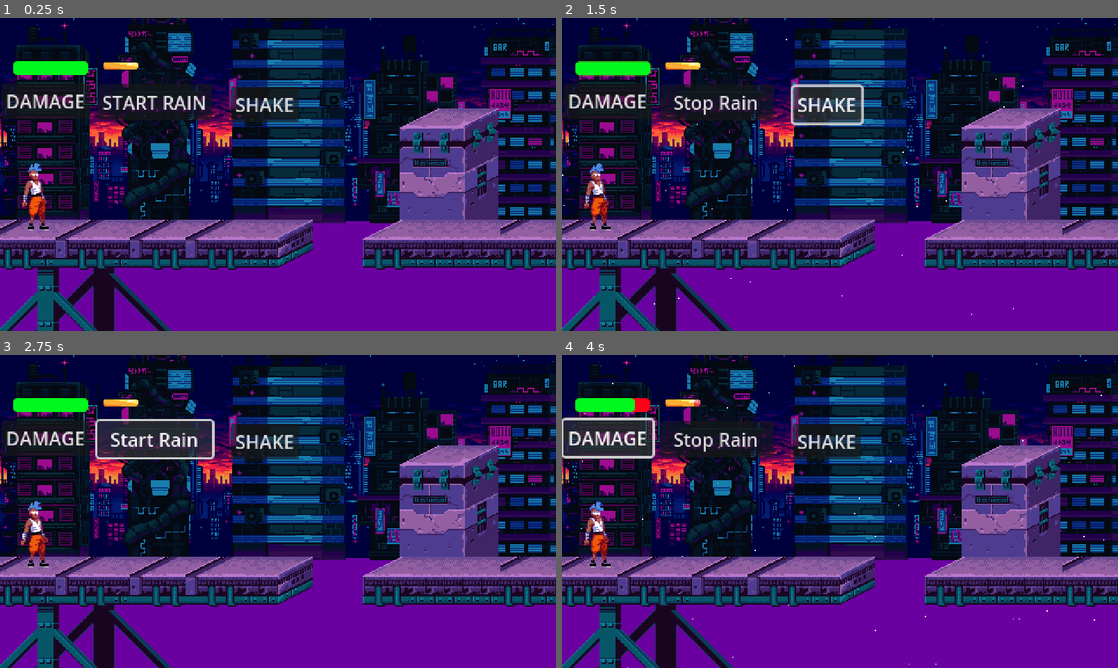
Above: before the commit, frames 1-4 (two rows, left to right).
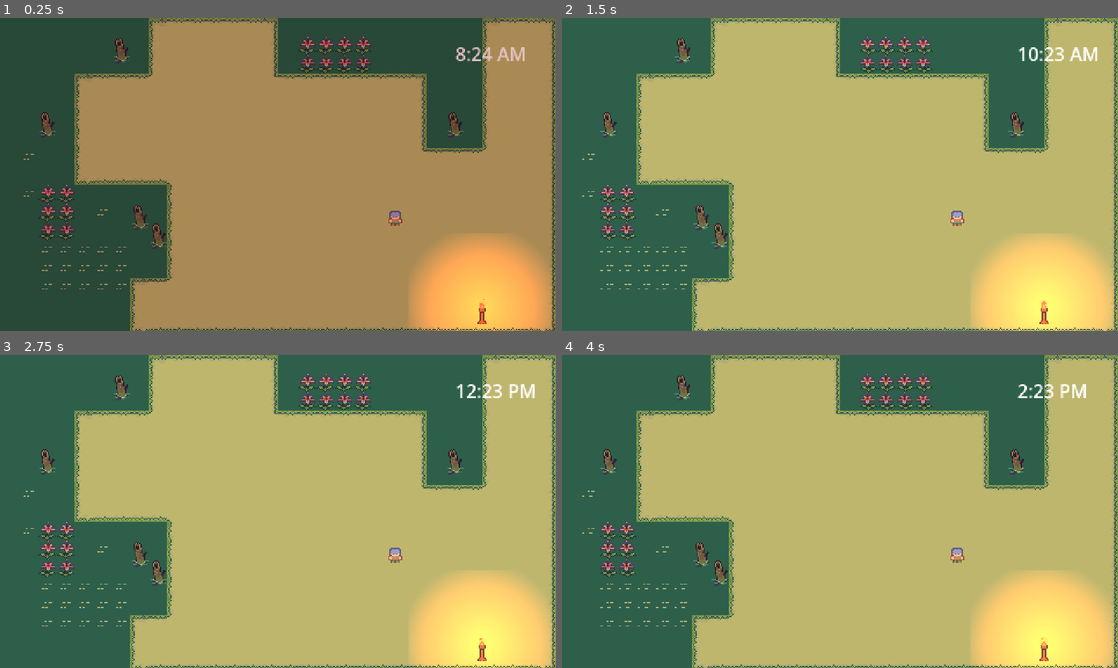
Above: after the commit, the same moments.

Repository: kahanscious/godot-tutorials
Game: Godot game, scene res://levels/example_scene.tscn
The game is run twice, just before and just after one commit, with the same random seed, the same clock (stepped at 60 frames per second) and the same inputs. Before the commit the project starts from res://levels/test_level.tscn.
Inputs (mouse positions are in pixels of both pictures, inside the frame that each line leads up to):
- Up to frame 1 (0.25 s): no input
- Up to frame 2 (1.5 s): click (717, 102) at 0.5 s, where only the run before the commit has a clickable "START RAIN"; click (828, 105) at 1.25 s, where only the run before the commit has a clickable "SHAKE"
- Up to frame 3 (2.75 s): click (155, 439) at 2 s, where only the run before the commit has a clickable "Stop Rain"
- Up to frame 4 (4 s): click (717, 439) at 2.75 s, where only the run before the commit has a clickable "Start Rain"; click (606, 436) at 3.5 s, where only the run before the commit has a clickable "DAMAGE"

The runs differ from the first frame. In frame 1, 100% of the frame differs, in the area x 0-100%, y 0-100%; in frame 2, 100%; in frame 3, 100%; in frame 4, 100%.

Commit message:
torch

Diff:
--- a/levels/example_scene.tscn
+++ b/levels/example_scene.tscn
@@ -9,6 +9,7 @@
 [ext_resource type="Texture2D" uid="uid://dmlkyaoepmvbw" path="res://assets/environment/autotile/Log.png" id="5_yqumw"]
 [ext_resource type="Texture2D" uid="uid://c0sdrmrcxjagl" path="res://assets/environment/autotile/Plant01.png" id="6_grax8"]
 [ext_resource type="PackedScene" uid="uid://cu0dwf247a1w2" path="res://scenes/player/top_down_player.tscn" id="9_0i218"]
+[ext_resource type="PackedScene" uid="uid://bhsnmijldrty3" path="res://scenes/world/torch.tscn" id="10_qib1k"]
 
 [sub_resource type="TileSetAtlasSource" id="TileSetAtlasSource_les5n"]
 texture = ExtResource("2_gwr36")
@@ -563,3 +564,6 @@
 
 [node name="TopDownPlayer" parent="." instance=ExtResource("9_0i218")]
 position = Vector2(341.214, 178.625)
+
+[node name="Torch" parent="." instance=ExtResource("10_qib1k")]
+position = Vector2(416, 264)
--- a/levels/outdoor_level.gd
+++ b/levels/outdoor_level.gd
@@ -3,7 +3,7 @@
 @onready var day_night_manager: DayNightManager = $DayNightManager
 @onready var time_label: Label = $TimeLabel
 
-@export var enable_day_night_cycle: bool = false
+@export var enable_day_night_cycle: bool = true
 
 
 func _ready() -> void:
--- a/project.godot
+++ b/project.godot
@@ -11,7 +11,7 @@
 [application]
 
 config/name="godot tutorials"
-run/main_scene="res://levels/test_level.tscn"
+run/main_scene="res://levels/example_scene.tscn"
 config/features=PackedStringArray("4.3", "GL Compatibility")
 config/icon="res://icon.svg"
 
--- a/scenes/player/top_down_player.tscn
+++ b/scenes/player/top_down_player.tscn
@@ -3,6 +3,36 @@
 [ext_resource type="Script" path="res://scenes/player/top_down_player.gd" id="1_ku63u"]
 [ext_resource type="Texture2D" uid="uid://b6fmjil8gau83" path="res://assets/characters/topdown-player-spritesheet.png" id="2_txhqp"]
 
+[sub_resource type="Animation" id="Animation_8efc8"]
+length = 0.001
+tracks/0/type = "value"
+tracks/0/imported = false
+tracks/0/enabled = true
+tracks/0/path = NodePath("Sprite2D:frame")
+tracks/0/interp = 1
+tracks/0/loop_wrap = true
+tracks/0/keys = {
+"times": PackedFloat32Array(0),
+"transitions": PackedFloat32Array(1),
+"update": 1,
+"values": [0]
+}
+
+[sub_resource type="Animation" id="Animation_uvne4"]
+resource_name = "idle_down"
+tracks/0/type = "value"
+tracks/0/imported = false
+tracks/0/enabled = true
+tracks/0/path = NodePath("Sprite2D:frame")
+tracks/0/interp = 1
+tracks/0/loop_wrap = true
+tracks/0/keys = {
+"times": PackedFloat32Array(0),
+"transitions": PackedFloat32Array(1),
+"update": 1,
+"values": [1]
+}
+
 [sub_resource type="Animation" id="Animation_3vgkx"]
 resource_name = "idle_left"
 tracks/0/type = "value"
@@ -18,19 +48,52 @@
 "values": [0]
 }
 
-[sub_resource type="Animation" id="Animation_8efc8"]
-length = 0.001
-tracks/0/type = "value"
-tracks/0/imported = false
-tracks/0/enabled = true
-tracks/0/path = NodePath("Sprite2D:frame")
-tracks/0/interp = 1
-tracks/0/loop_wrap = true
-tracks/0/keys = {
-"times": PackedFloat32Array(0),
-"transitions": PackedFloat32Array(1),
-"update": 1,
-"values": [0]
+[sub_resource type="Animation" id="Animation_lmyb8"]
+resource_name = "idle_right"
+tracks/0/type = "value"
+tracks/0/imported = false
+tracks/0/enabled = true
+tracks/0/path = NodePath("Sprite2D:frame")
+tracks/0/interp = 1
+tracks/0/loop_wrap = true
+tracks/0/keys = {
+"times": PackedFloat32Array(0),
+"transitions": PackedFloat32Array(1),
+"update": 1,
+"values": [3]
+}
+
+[sub_resource type="Animation" id="Animation_aif67"]
+resource_name = "idle_up"
+tracks/0/type = "value"
+tracks/0/imported = false
+tracks/0/enabled = true
+tracks/0/path = NodePath("Sprite2D:frame")
+tracks/0/interp = 1
+tracks/0/loop_wrap = true
+tracks/0/keys = {
+"times": PackedFloat32Array(0),
+"transitions": PackedFloat32Array(1),
+"update": 1,
+"values": [2]
+}
+
+[sub_resource type="Animation" id="Animation_4i22a"]
+resource_name = "walk_down"
+length = 0.45
+loop_mode = 1
+step = 0.15
+tracks/0/type = "value"
+tracks/0/imported = false
+tracks/0/enabled = true
+tracks/0/path = NodePath("Sprite2D:frame")
+tracks/0/interp = 1
+tracks/0/loop_wrap = true
+tracks/0/keys = {
+"times": PackedFloat32Array(0, 0.15, 0.3),
+"transitions": PackedFloat32Array(1, 1, 1),
+"update": 1,
+"values": [1, 5, 9]
 }
 
 [sub_resource type="Animation" id="Animation_j7w40"]
@@ -51,23 +114,8 @@
 "values": [0, 4, 8]
 }
 
-[sub_resource type="Animation" id="Animation_uvne4"]
-resource_name = "idle_down"
-tracks/0/type = "value"
-tracks/0/imported = false
-tracks/0/enabled = true
-tracks/0/path = NodePath("Sprite2D:frame")
-tracks/0/interp = 1
-tracks/0/loop_wrap = true
-tracks/0/keys = {
-"times": PackedFloat32Array(0),
-"transitions": PackedFloat32Array(1),
-"update": 1,
-"values": [1]
-}
-
-[sub_resource type="Animation" id="Animation_4i22a"]
-resource_name = "walk_down"
+[sub_resource type="Animation" id="Animation_ya02p"]
+resource_name = "walk_right"
 length = 0.45
 loop_mode = 1
 step = 0.15
@@ -81,22 +129,7 @@
 "times": PackedFloat32Array(0, 0.15, 0.3),
 "transitions": PackedFloat32Array(1, 1, 1),
 "update": 1,
-"values": [1, 5, 9]
-}
-
-[sub_resource type="Animation" id="Animation_aif67"]
-resource_name = "idle_up"
-tracks/0/type = "value"
-tracks/0/imported = false
-tracks/0/enabled = true
-tracks/0/path = NodePath("Sprite2D:frame")
-tracks/0/interp = 1
-tracks/0/loop_wrap = true
-tracks/0/keys = {
-"times": PackedFloat32Array(0),
-"transitions": PackedFloat32Array(1),
-"update": 1,
-"values": [2]
+"values": [3, 7, 11]
 }
 
 [sub_resource type="Animation" id="Animation_upcdn"]
@@ -115,39 +148,6 @@
 "transitions": PackedFloat32Array(1, 1, 1),
 "update": 1,
 "values": [2, 6, 10]
-}
-
-[sub_resource type="Animation" id="Animation_lmyb8"]
-resource_name = "idle_right"
-tracks/0/type = "value"
-tracks/0/imported = false
-tracks/0/enabled = true
-tracks/0/path = NodePath("Sprite2D:frame")
-tracks/0/interp = 1
-tracks/0/loop_wrap = true
-tracks/0/keys = {
-"times": PackedFloat32Array(0),
-"transitions": PackedFloat32Array(1),
-"update": 1,
-"values": [3]
-}
-
-[sub_resource type="Animation" id="Animation_ya02p"]
-resource_name = "walk_right"
-length = 0.45
-loop_mode = 1
-step = 0.15
-tracks/0/type = "value"
-tracks/0/imported = false
-tracks/0/enabled = true
-tracks/0/path = NodePath("Sprite2D:frame")
-tracks/0/interp = 1
-tracks/0/loop_wrap = true
-tracks/0/keys = {
-"times": PackedFloat32Array(0, 0.15, 0.3),
-"transitions": PackedFloat32Array(1, 1, 1),
-"update": 1,
-"values": [3, 7, 11]
 }
 
 [sub_resource type="AnimationLibrary" id="AnimationLibrary_kagjs"]
--- /dev/null
+++ b/scenes/world/torch.gd
@@ -0,0 +1,24 @@
+extends Node2D
+
+@onready var point_light: PointLight2D = $PointLight2D
+@onready var flicker_timer: Timer = $FlickerTimer
+@onready var animation_player: AnimationPlayer = $AnimationPlayer
+
+@export var base_energy: float = 1.2
+@export var flicker_range: float = 0.05
+@export var light_color: Color = Color(1, 0.6, 0.2, 1)  # Warm orange default
+@export var light_radius: float = 2.0  # Multiplier for light scale
+
+
+func _ready() -> void:
+	flicker_timer.timeout.connect(_on_flicker_timer_timeout)
+	animation_player.play("burn")
+
+	point_light.color = light_color
+	point_light.texture_scale = light_radius
+	point_light.energy = base_energy
+
+
+func _on_flicker_timer_timeout() -> void:
+	var random_energy = randf_range(-flicker_range, flicker_range)
+	point_light.energy = base_energy + random_energy
--- /dev/null
+++ b/scenes/world/torch.tscn
@@ -0,0 +1,77 @@
+[gd_scene load_steps=8 format=3 uid="uid://bhsnmijldrty3"]
+
+[ext_resource type="Script" path="res://scenes/world/torch.gd" id="1_sxe2b"]
+[ext_resource type="Texture2D" uid="uid://ddotkccl55axf" path="res://assets/environment/props/torch.png" id="2_lykrq"]
+
+[sub_resource type="Animation" id="Animation_fxoq3"]
+resource_name = "burn"
+length = 1.1
+loop_mode = 1
+step = 0.1
+tracks/0/type = "value"
+tracks/0/imported = false
+tracks/0/enabled = true
+tracks/0/path = NodePath("Sprite2D:frame")
+tracks/0/interp = 1
+tracks/0/loop_wrap = true
+tracks/0/keys = {
+"times": PackedFloat32Array(0, 0.1, 0.2, 0.3, 0.4, 0.5, 0.6, 0.7, 0.8, 0.9, 1, 1.1),
+"transitions": PackedFloat32Array(1, 1, 1, 1, 1, 1, 1, 1, 1, 1, 1, 1),
+"update": 1,
+"values": [0, 1, 2, 3, 4, 5, 6, 7, 8, 9, 10, 11]
+}
+
+[sub_resource type="Animation" id="Animation_sfp2k"]
+length = 0.001
+tracks/0/type = "value"
+tracks/0/imported = false
+tracks/0/enabled = true
+tracks/0/path = NodePath("Sprite2D:frame")
+tracks/0/interp = 1
+tracks/0/loop_wrap = true
+tracks/0/keys = {
+"times": PackedFloat32Array(0),
+"transitions": PackedFloat32Array(1),
+"update": 1,
+"values": [0]
+}
+
+[sub_resource type="AnimationLibrary" id="AnimationLibrary_rom13"]
+_data = {
+"RESET": SubResource("Animation_sfp2k"),
+"burn": SubResource("Animation_fxoq3")
+}
+
+[sub_resource type="Gradient" id="Gradient_gsi6y"]
+offsets = PackedFloat32Array(0, 0.987395)
+colors = PackedColorArray(1, 0.6, 0.2, 1, 1, 0.6, 0.2, 0)
+
+[sub_resource type="GradientTexture2D" id="GradientTexture2D_myldf"]
+gradient = SubResource("Gradient_gsi6y")
+fill = 1
+fill_from = Vector2(0.5, 0.5)
+fill_to = Vector2(0.9, 0.1)
+
+[node name="Torch" type="Node2D"]
+script = ExtResource("1_sxe2b")
+
+[node name="Sprite2D" type="Sprite2D" parent="."]
+position = Vector2(0, -12)
+texture = ExtResource("2_lykrq")
+hframes = 12
+
+[node name="AnimationPlayer" type="AnimationPlayer" parent="."]
+libraries = {
+"": SubResource("AnimationLibrary_rom13")
+}
+
+[node name="PointLight2D" type="PointLight2D" parent="."]
+texture_filter = 1
+position = Vector2(0, -15)
+color = Color(1, 0.6, 0.2, 1)
+energy = 1.2
+texture = SubResource("GradientTexture2D_myldf")
+
+[node name="FlickerTimer" type="Timer" parent="."]
+wait_time = 0.05
+autostart = true
Binary file added: assets/environment/props/torch.png
Not shown: 1 places in levels/example_scene.tscn that only renumber resources
